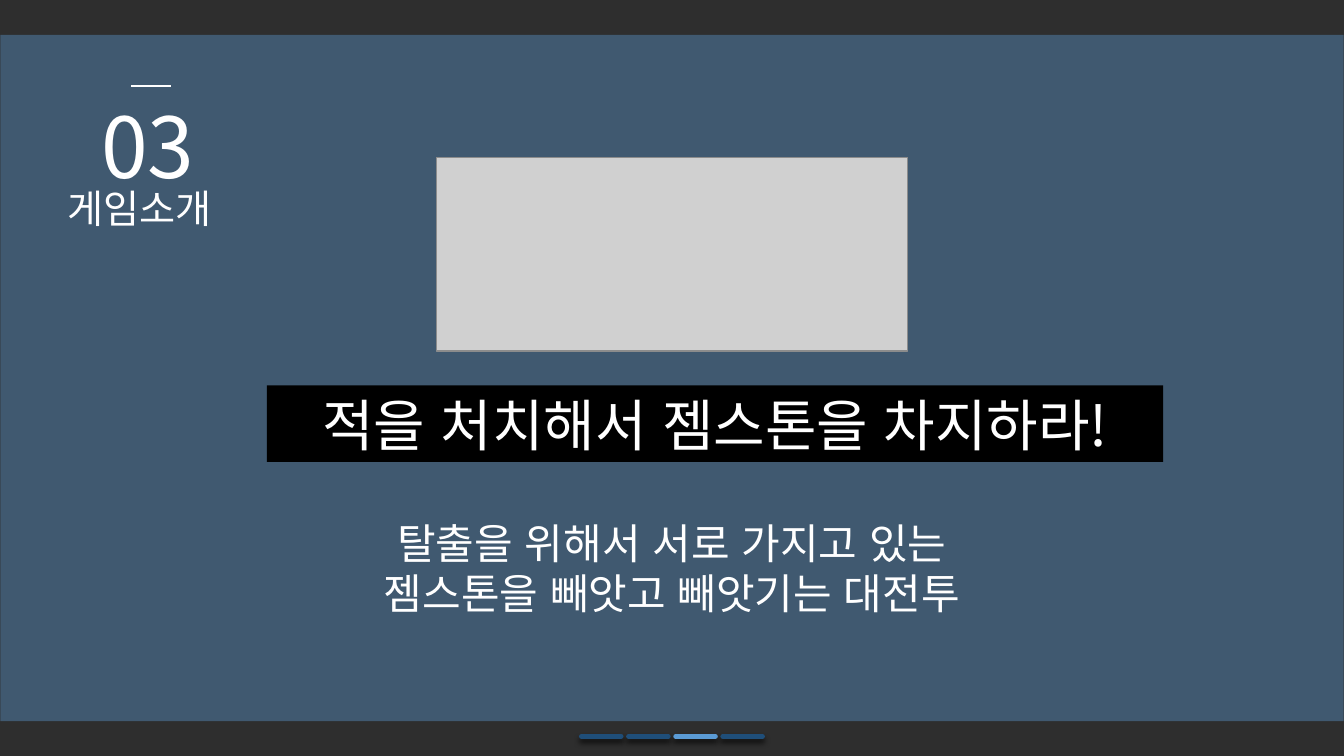
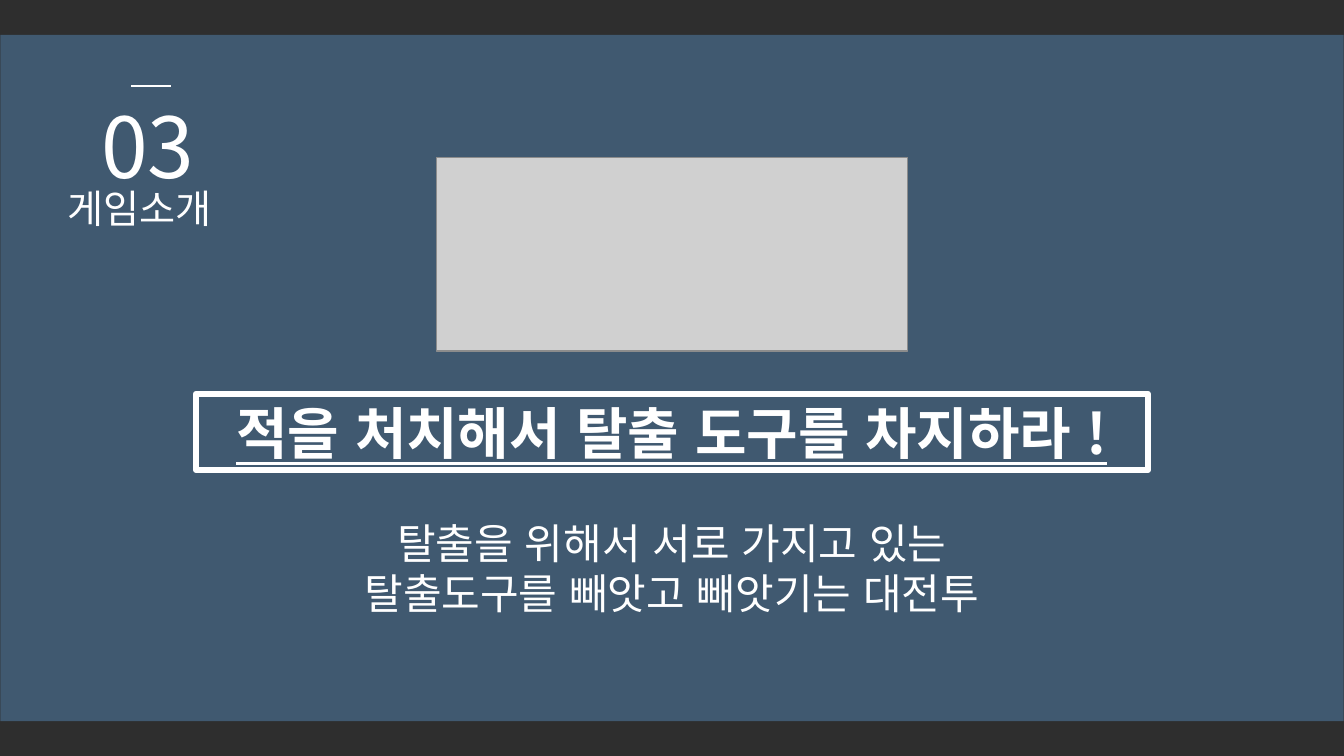
Before and after one commit to SuperTaeJun/GraduationWork, a slide deck: slide 5 of 졸업작품 제안서/졸업작품 제안서ver3.pptx. Drawn at 1344x756 pixels with LibreOffice and Linux fonts; fonts in the diff are those of the drawing; grey boxes stand for pictures; background and template pictures are left out; a plain dark background stands for a picture behind light text. Boxes give left, top, right and bottom in pixels: in the first picture for what was removed or moved away, otherwise in the second. Text is boxed around its words. In the diff, an @@ line names an element or a change of style, - is before the commit and + after.

```diff
--- a/졸업작품 제안서/졸업작품 제안서ver3.pptx
+++ b/졸업작품 제안서/졸업작품 제안서ver3.pptx
@@ rectangle "적을 처치해서 탈출 도구를 차지하라 ...": place and size @@
-rectangle "적을 처치해서 탈출 도구를 차지하라 ..." at (267,385,1164,462)
+rectangle "적을 처치해서 탈출 도구를 차지하라 ..." at (196,394,1148,471)
@@ rectangle "적을 처치해서 탈출 도구를 차지하라 ..." at (196,394,1148,471): fill #000000 to none; outline none to #FFFFFF 4 pt @@
@@ text in rectangle at (236,407,1071,469): text changed; bold on @@
-적을 처치해서 젬스톤을 차지하라!
+적을 처치해서 탈출 도구를 차지하라 !
@@ text at (365,574,979,613): text changed @@
-젬스톤을 빼앗고 빼앗기는 대전투
+탈출도구를 빼앗고 빼앗기는 대전투
@@ line removed from (582, 737) to (621, 737) @@
@@ line removed from (629, 737) to (668, 737) @@
@@ line removed from (676, 737) to (716, 737) @@
@@ line removed from (723, 737) to (762, 737) @@
```
Also in this commit, not shown: 14 other slides changed.
